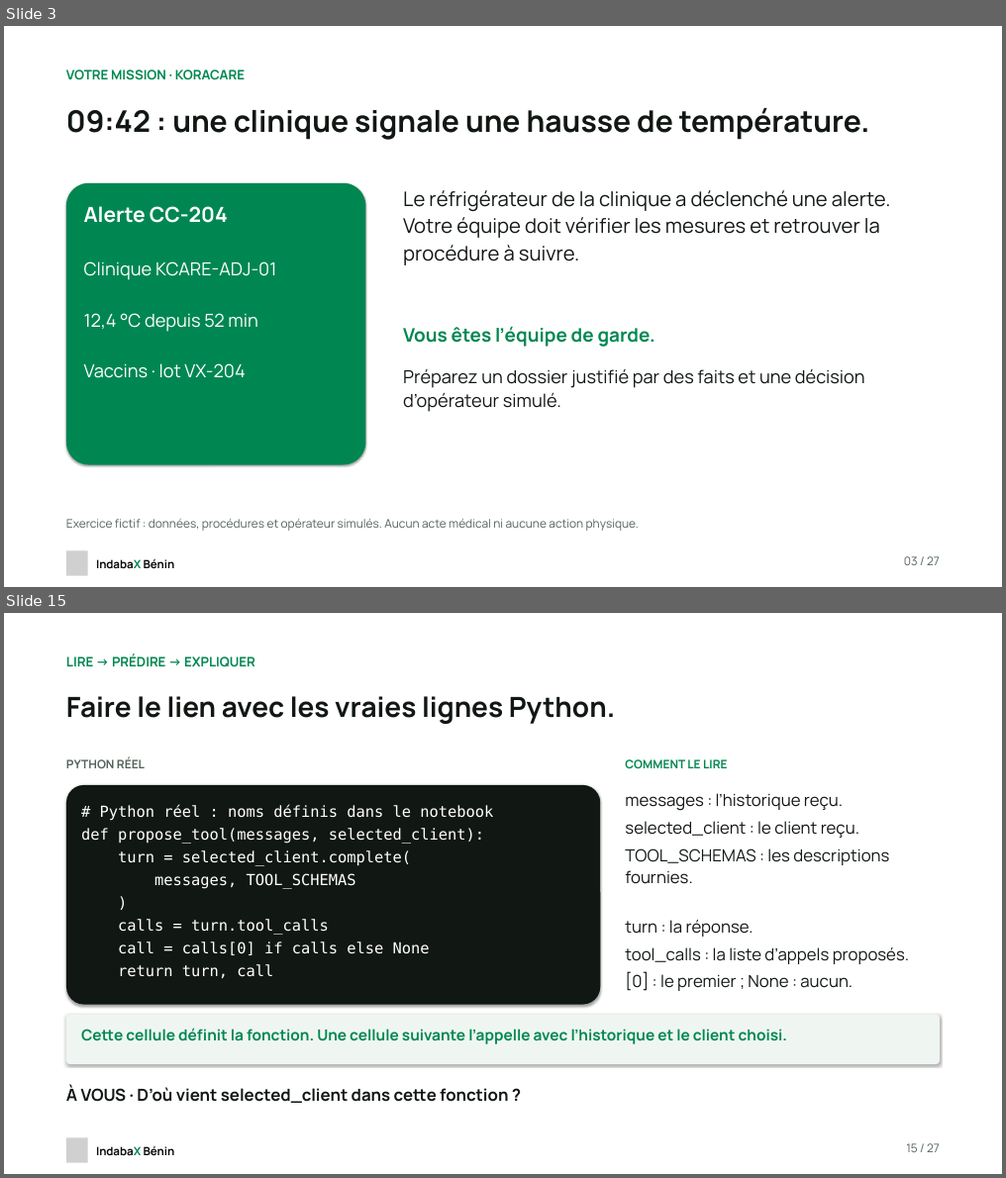
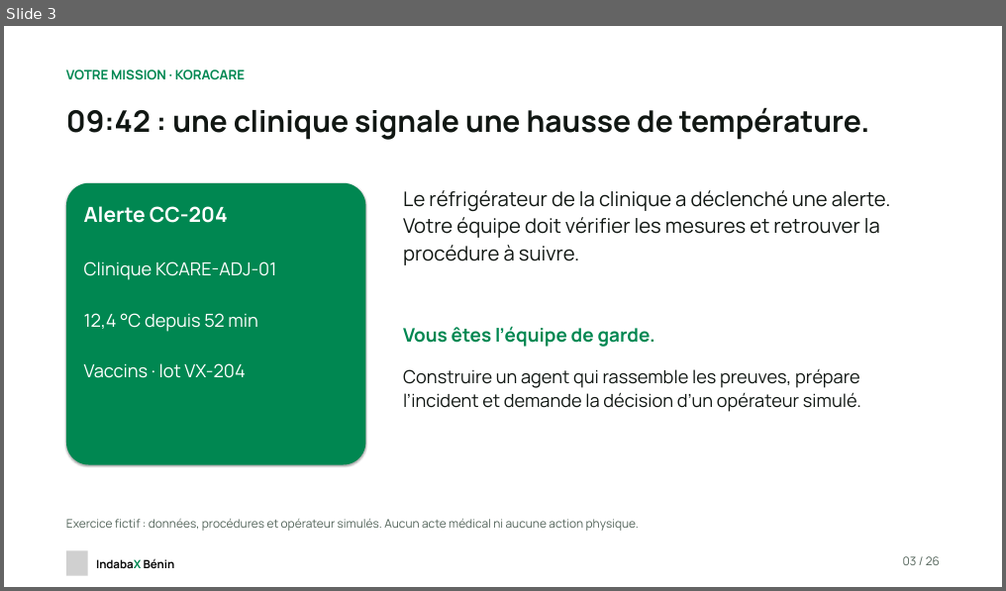
Before and after one commit to chabelbossa/indabax-reliable-ai-agents, a slide deck: slides/indabax-reliable-ai-agents-fr-v2.pptx. Shown one above the other, each under a label of ours: slides 3 and 15 before the commit, slide 3 after it; the slides between them are not shown. The pictures are 1006x1178 and 1006x591 pixels, drawn with LibreOffice and Linux fonts; fonts in the diff are those of the drawing; grey boxes stand for pictures. Boxes give left, top, right and bottom in pixels: in the first picture for what was removed or moved away, otherwise in the second. Text is boxed around its words. In the diff, an @@ line names an element or a change of style, - is before the commit and + after.

```diff
--- a/slides/indabax-reliable-ai-agents-fr-v2.pptx
+++ b/slides/indabax-reliable-ai-agents-fr-v2.pptx
@@ slide 15 removed at (x1=4, y1=613, x2=1002, y2=1174), background #FFFFFF @@
@@ rectangle removed at (x1=4, y1=613, x2=1002, y2=1174) @@
@@ text removed at (x1=66, y1=654, x2=255, y2=667) @@
-LIRE → PRÉDIRE → EXPLIQUER
@@ text removed at (x1=66, y1=696, x2=615, y2=724) @@
-Faire le lien avec les vraies lignes Python.
@@ text removed at (x1=66, y1=758, x2=145, y2=768) @@
-PYTHON RÉEL
@@ text removed at (x1=625, y1=760, x2=728, y2=768) @@
-COMMENT LE LIRE
@@ rounded rectangle removed at (x1=66, y1=785, x2=600, y2=1005) @@
@@ text removed at (x1=81, y1=805, x2=493, y2=978) @@
-# Python réel : noms définis dans le notebook
-def propose_tool(messages, selected_client):
-turn = selected_client.complete(
-messages, TOOL_SCHEMAS
-)
-calls = turn.tool_calls
-call = calls[0] if calls else None
-return turn, call
@@ text removed at (x1=625, y1=793, x2=909, y2=991) @@
-messages : l’historique reçu.
-selected_client : le client reçu.
-TOOL_SCHEMAS : les descriptions fournies.
-turn : la réponse.
-tool_calls : la liste d’appels proposés.
-[0] : le premier ; None : aucun.
@@ rounded rectangle removed at (x1=66, y1=1015, x2=940, y2=1064) @@
@@ text removed at (x1=81, y1=1028, x2=788, y2=1045) @@
-Cette cellule définit la fonction. Une cellule suivante l’appelle avec l’historique et le client choisi.
@@ text removed at (x1=66, y1=1085, x2=508, y2=1103) @@
-À VOUS · D’où vient selected_client dans cette fonction ?
@@ picture removed at (x1=66, y1=1138, x2=88, y2=1162) @@
@@ text removed at (x1=96, y1=1146, x2=175, y2=1156) @@
-IndabaX Bénin
@@ text removed at (x1=906, y1=1144, x2=940, y2=1153) @@
-15 / 27
@@ slide 3 changed as well @@
@@ text at (x1=403, y1=370, x2=861, y2=412): text changed @@
-Préparez un dossier justifié par des faits et une décision d’opérateur simulé.
+Construire un agent qui rassemble les preuves, prépare l’incident et demande la décision d’un opérateur simulé.
@@ text at (x1=903, y1=557, x2=940, y2=566): text changed @@
-03 / 27
+03 / 26
```
Also in this commit, not shown: 8 other slides changed, 17 slides added, 17 other slides removed, 5 other files.
